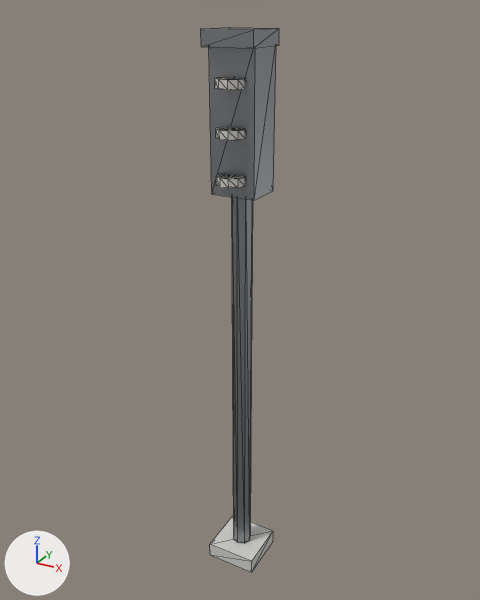
Renders of the glTF model public/models/props/traffic_signal.lod1.glb from each side of a commit.
Rendered twice from a 50 mm camera at (2.11, -3.87, 4.26) aimed at (-0.05, 0.06, 2.3). Arrows for +X, +Y and +Z are at lower left; the lights stay in place. The picture after the commit comes second. Mesh edges are drawn as thin lines. Where no turn or scale is listed for an object, it has been applied to the vertices. Vertices at exactly the same position are counted once.

In view in the first picture: 'props_traffic_signal'.
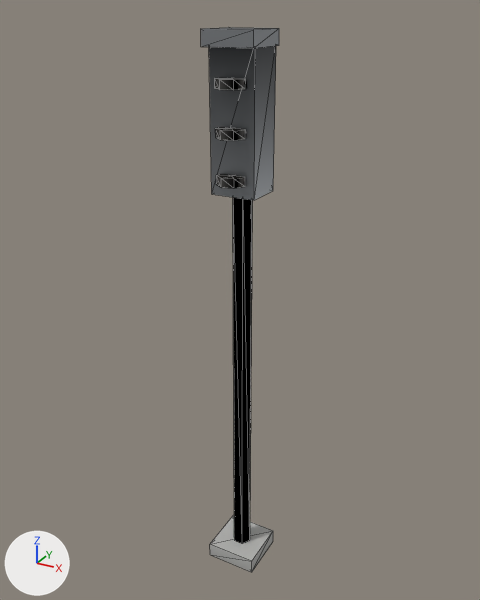
Where the change shows, as pixel boxes (x1, y1, x2, y2) in the pictures (480 x 600 px; the box of a moved part takes in the faces that stretch with it):
'props_traffic_signal', recoloured, reshaped (darker): (201, 27, 279, 572) in both
part 1 of me_props_traffic_signal, moved or reshaped: before (215, 77, 253, 543); after (215, 78, 252, 544)

The change, as a diff of the scene's bpy script:
```diff
--- a/public/models/props/traffic_signal.lod1.glb.py
+++ b/public/models/props/traffic_signal.lod1.glb.py
@@ mat_concrete_cast @@
 n0 = _N.new('ShaderNodeBsdfPrincipled'); n0.name = 'Principled BSDF'
-n0.inputs[0].default_value = (0.62, 0.62, 0.6, 1.0)  # 'Base Color', light grey #cececb
 n0.inputs[2].default_value = 0.85  # 'Roughness'
 n1 = _N.new('ShaderNodeOutputMaterial'); n1.name = 'Material Output'
+n2 = _N.new('ShaderNodeMix'); n2.name = 'Mix'
+n2.data_type = 'RGBA'
+n2.blend_type = 'MULTIPLY'
+n2.inputs[0].default_value = 1.0  # 'Factor'
+n2.inputs[7].default_value = (0.62, 0.62, 0.6, 1.0)  # 'B', light grey #cececb
+n3 = _N.new('ShaderNodeVertexColor'); n3.name = 'Color Attribute'
 _L.new(n0.outputs[0], n1.inputs[0])  # 'BSDF' to 'Surface'
+_L.new(n2.outputs[2], n0.inputs[0])  # 'Result' to 'Base Color'
+_L.new(n3.outputs[0], n2.inputs[6])  # 'Color' to 'A'
@@ mat_metal_painted @@
 n0 = _N.new('ShaderNodeBsdfPrincipled'); n0.name = 'Principled BSDF'
-n0.inputs[0].default_value = (0.38, 0.4, 0.42, 1.0)  # 'Base Color', grey #a6aaad
 n0.inputs[1].default_value = 1.0  # 'Metallic'
@@ mat_metal_painted @@
 n1 = _N.new('ShaderNodeOutputMaterial'); n1.name = 'Material Output'
+n2 = _N.new('ShaderNodeMix'); n2.name = 'Mix'
+n2.data_type = 'RGBA'
+n2.blend_type = 'MULTIPLY'
+n2.inputs[0].default_value = 1.0  # 'Factor'
+n2.inputs[7].default_value = (0.38, 0.4, 0.42, 1.0)  # 'B', grey #a6aaad
+n3 = _N.new('ShaderNodeVertexColor'); n3.name = 'Color Attribute'
 _L.new(n0.outputs[0], n1.inputs[0])  # 'BSDF' to 'Surface'
+_L.new(n2.outputs[2], n0.inputs[0])  # 'Result' to 'Base Color'
+_L.new(n3.outputs[0], n2.inputs[6])  # 'Color' to 'A'
@@ mat_plastic_signage @@
 n0 = _N.new('ShaderNodeBsdfPrincipled'); n0.name = 'Principled BSDF'
-n0.inputs[0].default_value = (0.65, 0.63, 0.6, 1.0)  # 'Base Color', light grey #d3d0cb
 n0.inputs[2].default_value = 0.85  # 'Roughness'
 n1 = _N.new('ShaderNodeOutputMaterial'); n1.name = 'Material Output'
+n2 = _N.new('ShaderNodeMix'); n2.name = 'Mix'
+n2.data_type = 'RGBA'
+n2.blend_type = 'MULTIPLY'
+n2.inputs[0].default_value = 1.0  # 'Factor'
+n2.inputs[7].default_value = (0.65, 0.63, 0.6, 1.0)  # 'B', light grey #d3d0cb
+n3 = _N.new('ShaderNodeVertexColor'); n3.name = 'Color Attribute'
 _L.new(n0.outputs[0], n1.inputs[0])  # 'BSDF' to 'Surface'
+_L.new(n2.outputs[2], n0.inputs[0])  # 'Result' to 'Base Color'
+_L.new(n3.outputs[0], n2.inputs[6])  # 'Color' to 'A'
@@ me_props_traffic_signal @@
-me_props_traffic_signal.from_pydata(...)  # 100 vertices, 172 faces; spans x -0.2..0.2, y -0.22..0.22, z -2.08..2.08
+me_props_traffic_signal.from_pydata(...)  # 86 vertices, 144 faces; spans x -0.2..0.2, y -0.22..0.22, z -2.08..2.08
+# me_props_traffic_signal part 1
+# 41 vertices are removed from x -0.1..0.08, y -0.22..0.1, z -1.95..1.8
+# 117 faces are deleted
+# 6 vertices in x 0.03, y -0.22..-0.03, z 1.13..1.8 move by (-0.05, 0.0, 0.0)
+# 6 vertices in x 0.08, y -0.07, z 1.13..1.8 move by (-0.02, 0.02, 0.0)
+# 4 vertices in x -0.03, y -0.03, z 1.13..1.74 move by (-0.06, -0.05, 0.0)
+# 9 vertices move from x -0.1..0.08, y -0.19..0.08, z -1.95..1.8 to x -0.09..0.06, y -0.22..0.09, z -1.95..1.8
+# 16 vertices are added at x -0.09..0.04, y -0.22..0.09, z -1.95..1.8
+# 6 new vertices lie (-0.1, 0.0, 0.0) away from vertices in x 0.1, y -0.13, z 1.13..1.8
+# 5 new vertices lie (-0.04, -0.07, 0.0) away from vertices in x 0.05..0.1, y -0.13..0.08, z 1.13..1.74
+# 23 new faces join them, mat_metal_painted
+# 66 new faces join them, mat_plastic_signage
 me_props_traffic_signal.materials.append(mat_concrete_cast)
```
